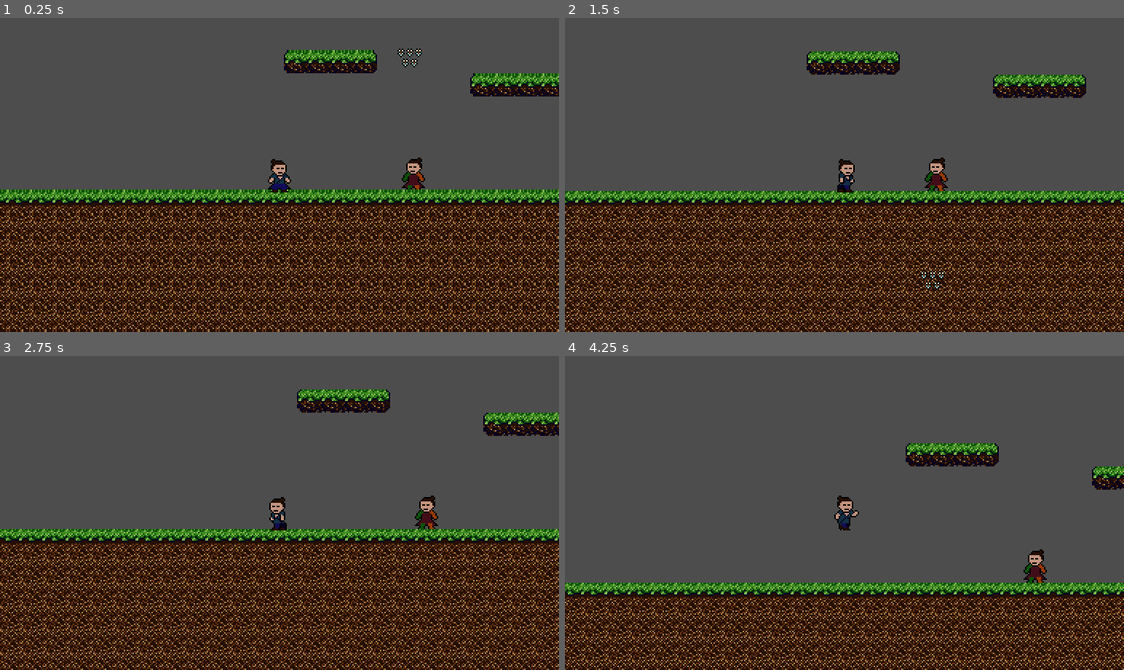
Above: before the commit, frames 1-4 (two rows, left to right).
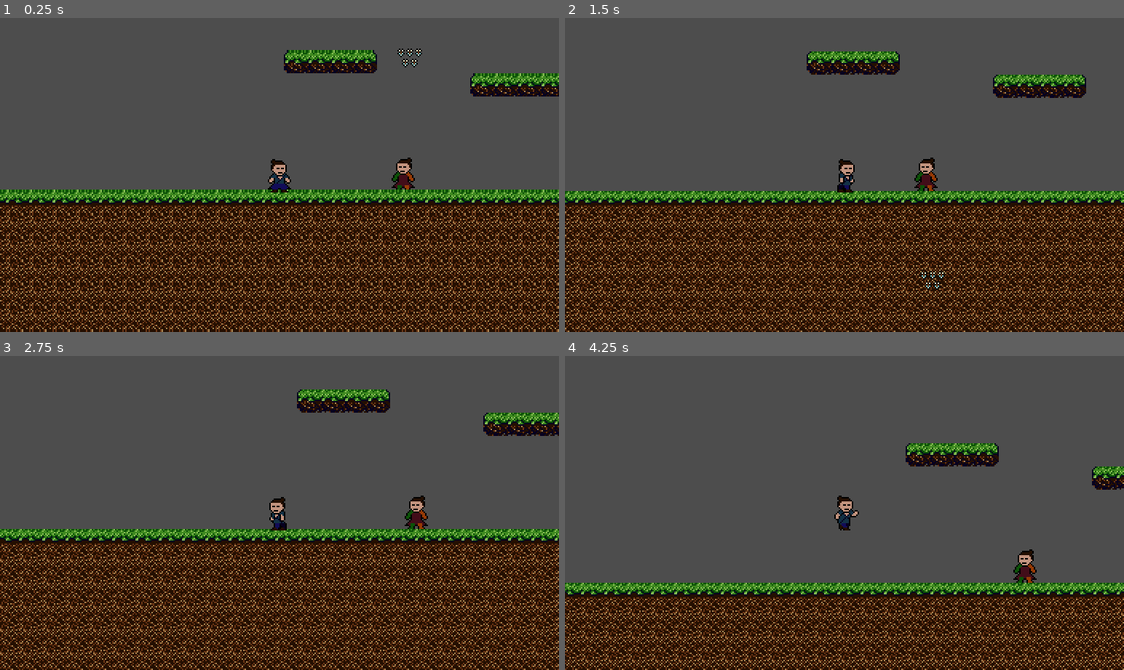
Above: after the commit, the same moments.

Repository: MichalPekalski89012/Katana-edge
Game: Godot game, scene res://game_level.tscn
Two runs of this game, one before a commit and one after it. Both use one fixed random seed, a clock stepped at 60 frames per second and the inputs below.
Inputs:
- Up to frame 1 (0.25 s): no input
- Up to frame 2 (1.5 s): hold Space (attack) 0.53-1.28 s; hold D (right) from 0.53 s (still down); tap W (jump) at 0.77 s; tap Space (attack) at 1.35 s
- Up to frame 3 (2.75 s): tap W (jump) at 1.52 s; release D (right) at 2.03 s; hold A (left) from 2.03 s (still down); hold Space (attack) from 2.03 s (still down)
- Up to frame 4 (4.25 s): release A (left) at 2.78 s; release Space (attack) at 2.78 s; hold D (right) from 2.78 s (still down); tap Space (attack) at 2.85 s; tap W (jump) at 3.02, 3.77 s; hold Space (attack) from 3.53 s (still down)

The runs differ from the first frame. In frame 1, 0.4% of the frame differs, in the area x 70-77%, y 44-55%; in frame 2, 0.5%, in the area x 62-69%, y 44-56%; in frame 3, 0.5%; in frame 4, 0.5%.

Commit message:
proximity area dla atakow przeciwnika

Diff:
--- /dev/null
+++ b/Enemies/enemyVariant/enemy.gd
@@ -0,0 +1,9 @@
+extends CharacterBody2D
+
+
+@onready var animation_player = $AnimationPlayer
+
+
+func _on_attack_proximity_body_entered(body):
+	animation_player.play("attack")
+	print("spotkałem gracza!!!")
--- a/Enemies/enemyVariant/enemy.tscn
+++ b/Enemies/enemyVariant/enemy.tscn
@@ -1,6 +1,7 @@
-[gd_scene load_steps=6 format=3 uid="uid://bvivhwk1q33vq"]
+[gd_scene load_steps=11 format=3 uid="uid://bvivhwk1q33vq"]
 
 [ext_resource type="Texture2D" uid="uid://b446i4ywagekt" path="res://Player/player.png" id="1_bgs2l"]
+[ext_resource type="Script" path="res://Enemies/enemyVariant/enemy.gd" id="1_puplg"]
 [ext_resource type="PackedScene" uid="uid://c3fkgjvbqshsw" path="res://Enemies/enemy_hurtbox.tscn" id="2_78kvf"]
 
 [sub_resource type="RectangleShape2D" id="RectangleShape2D_vg3fg"]
@@ -13,8 +14,48 @@
 [sub_resource type="CapsuleShape2D" id="CapsuleShape2D_1a64o"]
 radius = 9.0
 
+[sub_resource type="CircleShape2D" id="CircleShape2D_quwns"]
+radius = 36.0139
+
+[sub_resource type="Animation" id="Animation_lsxjw"]
+resource_name = "attack"
+tracks/0/type = "value"
+tracks/0/imported = false
+tracks/0/enabled = true
+tracks/0/path = NodePath("EnemyHitbox/CollisionShape2D:disabled")
+tracks/0/interp = 1
+tracks/0/loop_wrap = true
+tracks/0/keys = {
+"times": PackedFloat32Array(0, 1),
+"transitions": PackedFloat32Array(1, 1),
+"update": 1,
+"values": [false, true]
+}
+
+[sub_resource type="Animation" id="Animation_7ff5k"]
+length = 0.001
+tracks/0/type = "value"
+tracks/0/imported = false
+tracks/0/enabled = true
+tracks/0/path = NodePath("EnemyHitbox/CollisionShape2D:disabled")
+tracks/0/interp = 1
+tracks/0/loop_wrap = true
+tracks/0/keys = {
+"times": PackedFloat32Array(0),
+"transitions": PackedFloat32Array(1),
+"update": 1,
+"values": [false]
+}
+
+[sub_resource type="AnimationLibrary" id="AnimationLibrary_03b25"]
+_data = {
+"RESET": SubResource("Animation_7ff5k"),
+"attack": SubResource("Animation_lsxjw")
+}
+
 [node name="Enemy" type="CharacterBody2D"]
 collision_layer = 2
+script = ExtResource("1_puplg")
 
 [node name="Sprite2D" type="Sprite2D" parent="."]
 texture = ExtResource("1_bgs2l")
@@ -31,10 +72,23 @@
 [node name="CollisionShape2D" parent="EnemyHurtbox" index="0"]
 shape = SubResource("CapsuleShape2D_8mrd2")
 
-[node name="Area2D" type="Area2D" parent="."]
+[node name="EnemyHitbox" type="Area2D" parent="."]
 position = Vector2(-24, -2)
 
-[node name="CollisionShape2D" type="CollisionShape2D" parent="Area2D"]
+[node name="CollisionShape2D" type="CollisionShape2D" parent="EnemyHitbox"]
 shape = SubResource("CapsuleShape2D_1a64o")
 
+[node name="AttackProximity" type="Area2D" parent="."]
+
+[node name="CollisionShape2D" type="CollisionShape2D" parent="AttackProximity"]
+shape = SubResource("CircleShape2D_quwns")
+debug_color = Color(0.929412, 0.109804, 0.607843, 0.419608)
+
+[node name="AnimationPlayer" type="AnimationPlayer" parent="."]
+libraries = {
+"": SubResource("AnimationLibrary_03b25")
+}
+
+[connection signal="body_entered" from="AttackProximity" to="." method="_on_attack_proximity_body_entered"]
+
 [editable path="EnemyHurtbox"]
--- a/game_level.tscn
+++ b/game_level.tscn
@@ -4,7 +4,7 @@
 [ext_resource type="PackedScene" uid="uid://bhrckvmm5qbe6" path="res://Player/player.tscn" id="2_pgpto"]
 [ext_resource type="PackedScene" uid="uid://5glcdvywfspx" path="res://obstacles/spikes/spikes.tscn" id="3_fug2j"]
 [ext_resource type="PackedScene" uid="uid://cwe2uvrxywod2" path="res://obstacles/arrowsTrap/arrows_rain.tscn" id="4_u5veb"]
-[ext_resource type="PackedScene" uid="uid://lkar4o1cis01" path="res://Enemies/enemy_placeholder.tscn" id="5_4es1r"]
+[ext_resource type="PackedScene" uid="uid://bk40vrrpa6kqk" path="res://Enemies/enemyVariant/enemy_high.tscn" id="5_rnoxq"]
 
 [sub_resource type="TileSetAtlasSource" id="TileSetAtlasSource_fjxyr"]
 texture = ExtResource("1_o8yuo")
@@ -244,5 +244,5 @@
 [node name="ArrowsRain" parent="." instance=ExtResource("4_u5veb")]
 position = Vector2(199, -9)
 
-[node name="EnemyPlaceholder" parent="." instance=ExtResource("5_4es1r")]
-position = Vector2(204, 100)
+[node name="EnemyHigh" parent="." instance=ExtResource("5_rnoxq")]
+position = Vector2(194, 100)
